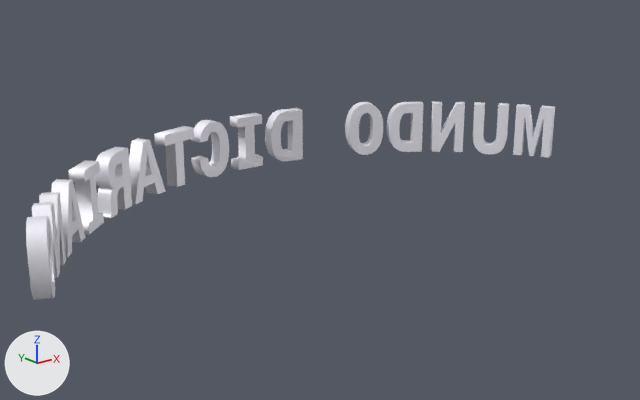
What one commit did to the glTF model src/assets/models/texto-rotandom.gltf.
Both versions are drawn from a 50 mm lens placed at (-5.34, -4.46, 2.62), pointed at (-0.39, 1.72, 0.14). Arrows for +X, +Y and +Z are at lower left; the lights stay in place. Vertices at the same position are counted once.

Names of what the first picture shows: 'Texto'.
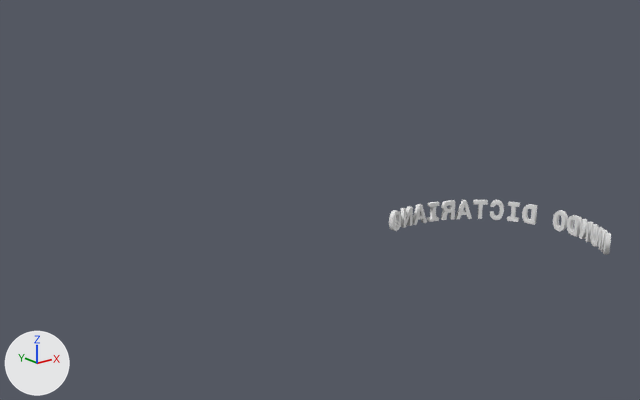
Location of each change, (x1, y1, x2, y2) in pixels of the pictures (640 x 400 px; the box of a moved part takes in the faces that stretch with it):
'Texto', reshaped, turned, rescaled
    before: (26, 102, 555, 300)
    after: (389, 200, 611, 254)
part 1 of me_texto, moved or reshaped
    before: (26, 216, 55, 300)
    after: (389, 210, 402, 231)
part 2 of me_texto, moved or reshaped
    before: (32, 192, 66, 278)
    after: (400, 206, 413, 228)
part 3 of me_texto, moved or reshaped
    before: (51, 179, 86, 258)
    after: (412, 204, 427, 225)
part 4 of me_texto, moved or reshaped
    before: (69, 160, 104, 234)
    after: (427, 201, 440, 222)
part 5 of me_texto, moved or reshaped
    before: (95, 147, 132, 219)
    after: (441, 200, 455, 220)
part 6 of me_texto, moved or reshaped
    before: (129, 138, 165, 204)
    after: (455, 200, 472, 219)
part 7 of me_texto, moved or reshaped
    before: (154, 126, 194, 187)
    after: (473, 200, 488, 219)
part 8 of me_texto, moved or reshaped
    before: (191, 120, 229, 177)
    after: (490, 200, 504, 220)
part 9 of me_texto, moved or reshaped
    before: (230, 113, 263, 170)
    after: (507, 201, 520, 222)
part 10 of me_texto, moved or reshaped
    before: (265, 108, 303, 161)
    after: (522, 204, 537, 225)
part 11 of me_texto, moved or reshaped
    before: (345, 102, 383, 155)
    after: (553, 210, 568, 231)
part 12 of me_texto, moved or reshaped
    before: (387, 102, 423, 152)
    after: (567, 215, 582, 237)
part 13 of me_texto, moved or reshaped
    before: (430, 102, 465, 152)
    after: (579, 219, 593, 242)
part 14 of me_texto, moved or reshaped
    before: (473, 102, 509, 154)
    after: (590, 224, 604, 247)
part 15 of me_texto, moved or reshaped
    before: (513, 104, 555, 158)
    after: (598, 229, 611, 254)

Edits to the bpy script that builds the scene:
```text
Change me_texto:
    where me_texto.from_pydata(...)  # 2358 vertices, 4684 faces; spans x -3.54..2.58, y -0.02..0.59, z -3.65..-0.45
    used by ob_texto; location = (0.0, 0.0, 0.0); rotation_euler = (1.571, 0.0, -0.257), in degrees (90, 0, -15)
    me_texto part 1: the loose piece of 384 vertices spanning x -3.54..-3.32, y -0.02..0.59, z -0.9..-0.45 is turned 6.3 degrees about the y axis through its middle, then moved by (0.18, 0.0, 0.37)
    me_texto part 2: the loose piece of 20 vertices spanning x -3.43..-3.18, y 0.0..0.58, z -1.36..-0.96 is turned 5.6 degrees about the y axis through its middle, then moved by (0.14, 0.0, 0.36)
    me_texto part 3: the loose piece of 22 vertices spanning x -3.29..-2.94, y 0.0..0.58, z -1.88..-1.37 is multiplied about its middle by the matrix ((0.997, -0.011, 0.078), (0.011, 1.0, 0.005), (-0.078, -0.004, 0.997)), then moved by (0.1, 0.0, 0.34)
    me_texto part 4: the loose piece of 24 vertices spanning x -3.01..-2.72, y 0.0..0.58, z -2.24..-1.88 is scaled about its middle by (0.972, 1, 1.01), then moved by (0.07, 0.0, 0.33)
    me_texto part 5: the loose piece of 410 vertices spanning x -2.75..-2.37, y 0.0..0.58, z -2.64..-2.24 is turned 2.7 degrees about the y axis through its middle, then moved by (0.04, 0.0, 0.31)
    me_texto part 6: the loose piece of 22 vertices spanning x -2.43..-1.95, y 0.0..0.58, z -3.01..-2.58 is multiplied about its middle by the matrix ((0.999, 0.006, 0.043), (-0.006, 1.0, -0.007), (-0.043, 0.007, 0.999)), then moved by (0.03, 0.0, 0.29)
    me_texto part 7: the loose piece of 16 vertices spanning x -2.0..-1.56, y 0.0..0.58, z -3.25..-2.91 is moved by (0.01, 0.0, 0.27)
    me_texto part 8: the loose piece of 388 vertices spanning x -1.56..-1.12, y -0.02..0.59, z -3.46..-3.17 is moved by (0.01, 0.0, 0.26)
    me_texto part 9: the loose piece of 24 vertices spanning x -1.04..-0.69, y 0.0..0.58, z -3.58..-3.37 is moved by (0.0, 0.0, 0.25)
    me_texto part 10: the loose piece of 204 vertices spanning x -0.59..-0.17, y 0.0..0.58, z -3.65..-3.47 is moved by (0.0, 0.0, 0.24)
    me_texto part 11: the loose piece of 384 vertices spanning x 0.41..0.86, y -0.02..0.59, z -3.63..-3.42 is moved by (0.0, 0.0, 0.24)
    me_texto part 12: the loose piece of 204 vertices spanning x 0.89..1.32, y 0.0..0.58, z -3.54..-3.27 is moved by (0.0, 0.0, 0.25)
    me_texto part 13: the loose piece of 20 vertices spanning x 1.38..1.78, y 0.0..0.58, z -3.35..-3.05 is moved by (-0.01, 0.0, 0.27)
    me_texto part 14: the loose piece of 204 vertices spanning x 1.8..2.2, y -0.02..0.58, z -3.11..-2.76 is multiplied about its middle by the matrix ((0.998, -0.003, -0.049), (0.002, 0.999, -0.004), (0.049, 0.003, 0.998)), then moved by (-0.02, 0.0, 0.28)
    me_texto part 15: the loose piece of 32 vertices spanning x 2.18..2.58, y 0.0..0.58, z -2.81..-2.42 is turned -3.8 degrees about the y axis through its middle, then moved by (-0.04, 0.0, 0.3)
Change ob_texto:
    ob_texto.rotation_euler: (1.571, 0.0, -0.257) -> (1.571, 0.0, -1.335)  # degrees (90, 0, -15) -> degrees (90, 0, -76)
    ob_texto.scale: (1.0, 1.0, 1.0) -> (0.3, 0.3, 0.3)
```
